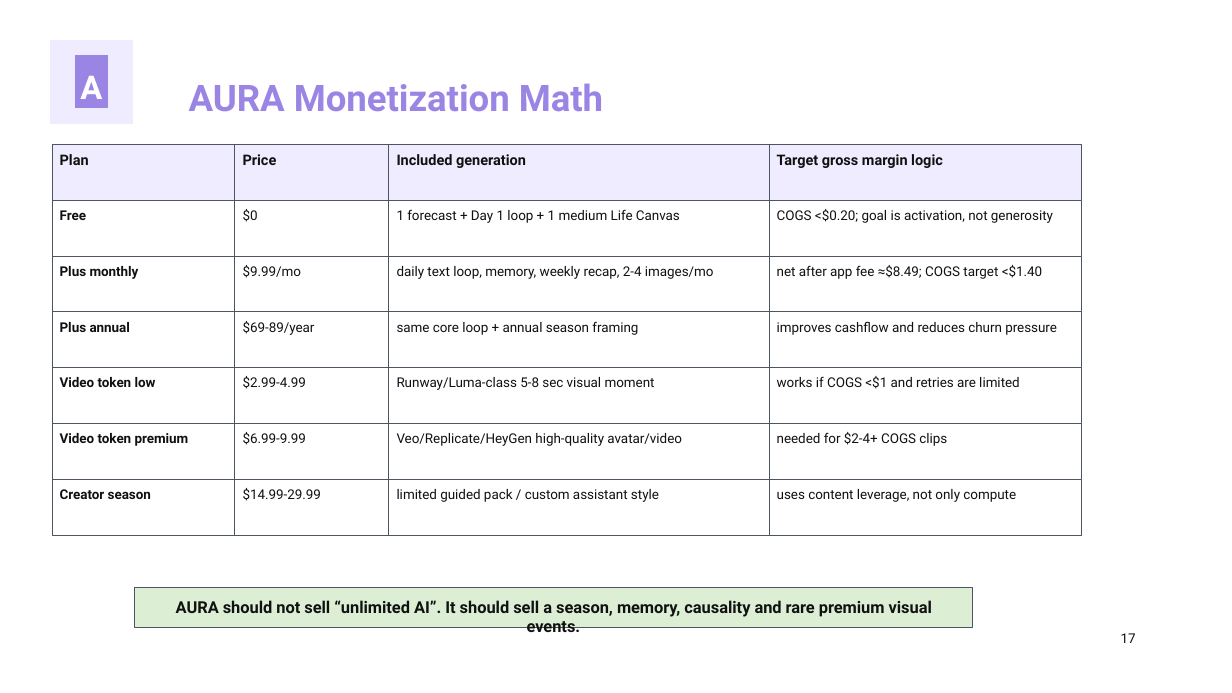
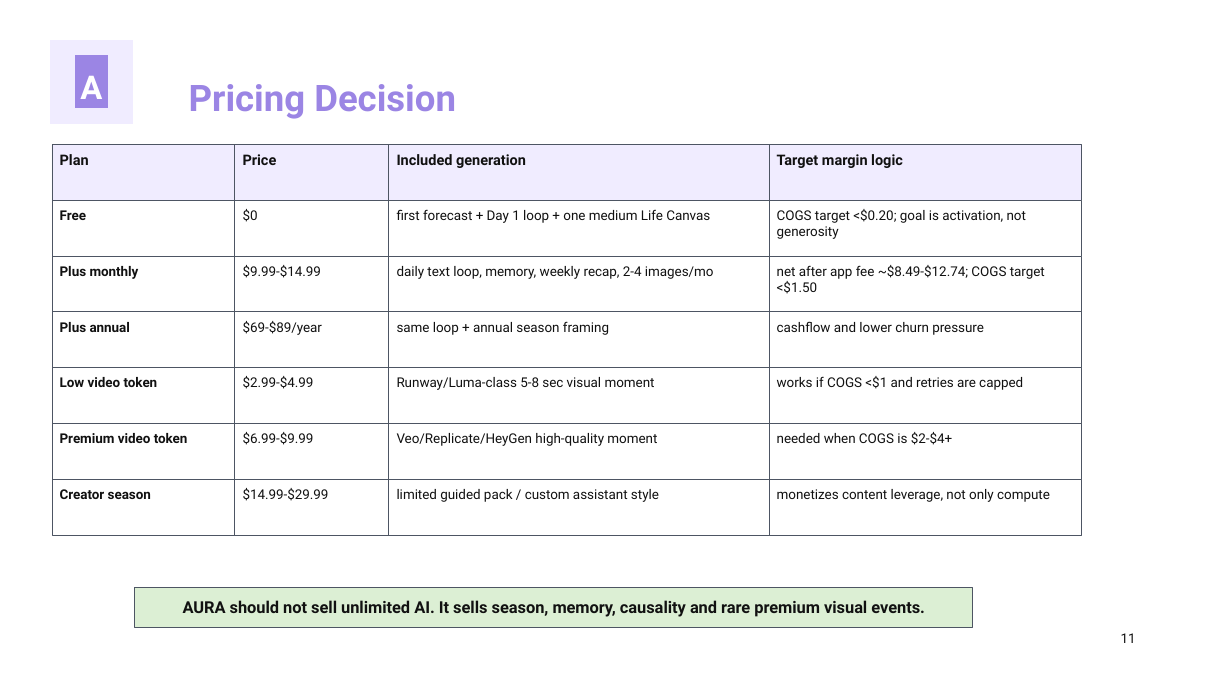
Before and after one commit to kirbudilov01/alina-research, a slide deck: slide 11 of output/pptx/AURA_TRENDVI_STYLE_DECK.pptx (slide 17 before the commit). Drawn at 1232x693 pixels with LibreOffice and Linux fonts; fonts in the diff are those of the drawing. Boxes give left, top, right and bottom in pixels: in the first picture for what was removed or moved away, otherwise in the second. Text is boxed around its words. In the diff, an @@ line names an element or a change of style, - is before the commit and + after.

Commit message:
Strengthen AURA Trendvi-style deck

```diff
--- a/output/pptx/AURA_TRENDVI_STYLE_DECK.pptx
+++ b/output/pptx/AURA_TRENDVI_STYLE_DECK.pptx
@@ text at (189,84,456,119): text changed @@
-AURA Monetization Math
+Pricing Decision
@@ text at (777,154,903,168): text changed @@
-Target gross margin logic
+Target margin logic
@@ text at (397,209,710,223): text changed @@
-1 forecast + Day 1 loop + 1 medium Life Canvas
+first forecast + Day 1 loop + one medium Life Canvas
@@ text at (777,209,1026,239): text changed @@
-COGS <$0.20; goal is activation, not generosity
+COGS target <$0.20; goal is activation, not generosity
@@ text at (243,265,321,278): text changed @@
-$9.99/mo
+$9.99-$14.99
@@ text at (777,265,1045,294): text changed @@
-net after app fee ≈$8.49; COGS target <$1.40
+net after app fee ~$8.49-$12.74; COGS target <$1.50
@@ text at (243,321,323,335): text changed @@
-$69-89/year
+$69-$89/year
@@ text at (397,321,609,335): text changed @@
-same core loop + annual season framing
+same loop + annual season framing
@@ text at (777,321,984,335): text changed @@
-improves cashflow and reduces churn pressure
+cashflow and lower churn pressure
@@ text at (60,377,158,387): text changed @@
-Video token low
+Low video token
@@ text at (243,376,314,389): text changed @@
-$2.99-4.99
+$2.99-$4.99
@@ text at (777,376,1023,390): text changed @@
-works if COGS <$1 and retries are limited
+works if COGS <$1 and retries are capped
@@ text at (60,433,188,443): text changed @@
-Video token premium
+Premium video token
@@ text at (243,432,314,445): text changed @@
-$6.99-9.99
+$6.99-$9.99
@@ text at (397,433,657,446): text changed @@
-Veo/Replicate/HeyGen high-quality avatar/video
+Veo/Replicate/HeyGen high-quality moment
@@ text at (777,432,952,445): text changed @@
-needed for $2-4+ COGS clips
+needed when COGS is $2-$4+
@@ text at (243,488,329,501): text changed @@
-$14.99-29.99
+$14.99-$29.99
@@ text at (777,489,1050,502): text changed @@
-uses content leverage, not only compute
+monetizes content leverage, not only compute
@@ text at (183,600,925,617): text changed @@
-AURA should not sell “unlimited AI”. It should sell a season, memory, causality and rare premium visual events.
+AURA should not sell unlimited AI. It sells season, memory, causality and rare premium visual events.
@@ text at (1121,633,1136,643): text changed @@
-17
+11
```
Also in this commit, not shown: 11 other slides changed, 11 slides added, 11 slides removed, 5 other files.
